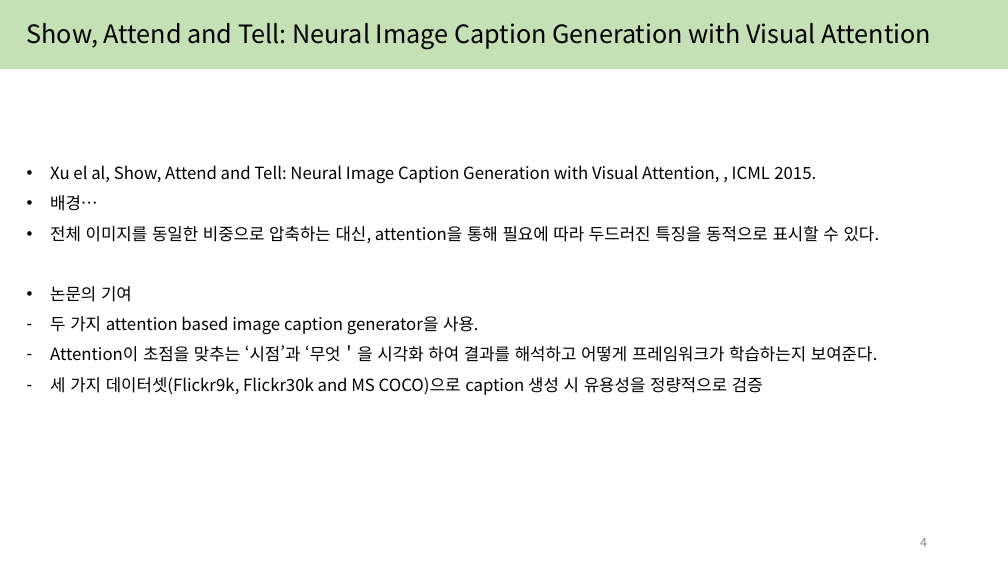
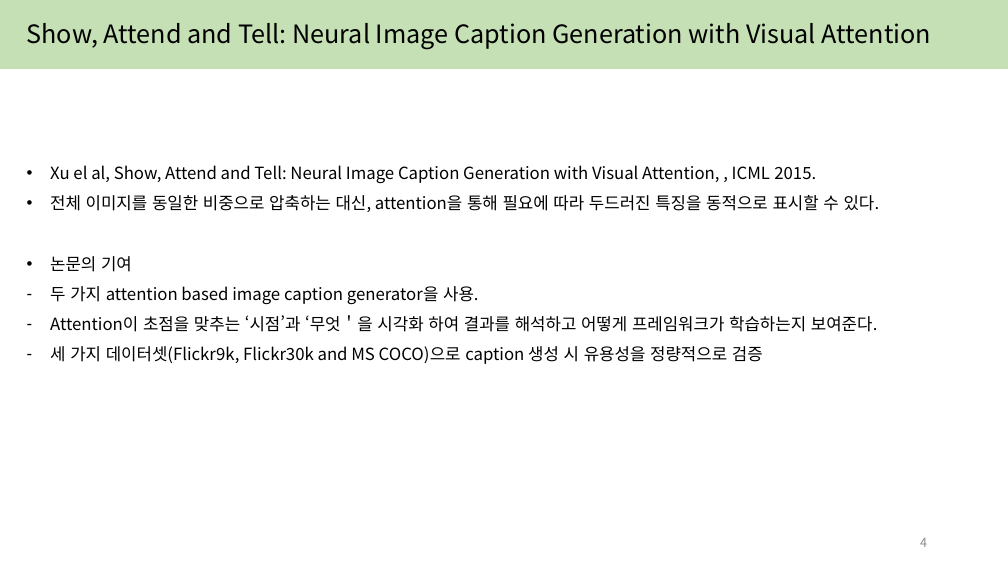
Before and after one commit to yejin087/study_image_caption, a slide deck: slide 4 of 4주차.pptx. Drawn at 1008x567 pixels with LibreOffice and Linux fonts; fonts in the diff are those of the drawing. Boxes give left, top, right and bottom in pixels: in the first picture for what was removed or moved away, otherwise in the second. Text is boxed around its words. In the diff, an @@ line names an element or a change of style, - is before the commit and + after.

```diff
--- a/4주차.pptx
+++ b/4주차.pptx
@@ text at (50,195,98,211): paragraph removed @@
-• 배경…
```
Also in this commit, not shown: 5 other slides changed, 3 slides added, 8 other files.
